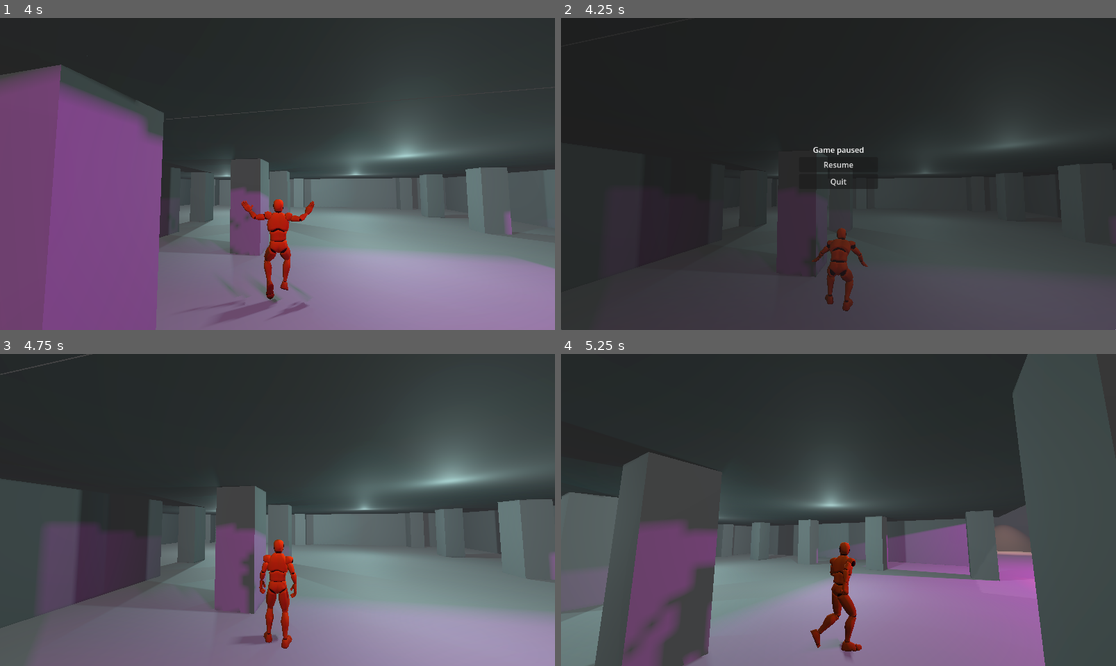
Above: before the commit, frames 1-4 (two rows, left to right).
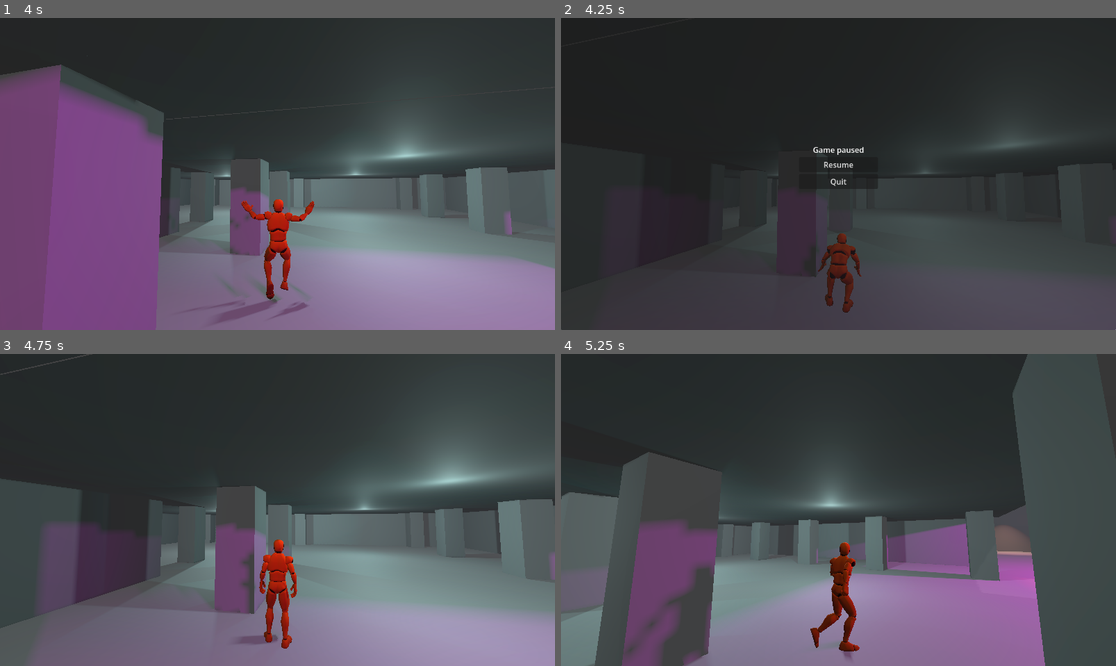
Above: after the commit, the same moments.

Repository: xqrdot/godot.xqr
Game: Godot game, scene res://node.tscn
The game is run twice, just before and just after one commit, with the same random seed, the same clock (stepped at 60 frames per second) and the same inputs.
Inputs (mouse positions are in pixels of both pictures, inside the frame that each line leads up to):
- Up to frame 1 (4 s): tap Enter at 0.5 s; move the mouse to (271, 180) at 0.52 s; hold V (camera_mode_switch) 0.53-1.28 s; hold W (forward) 0.53-2.78 s; click (271, 180) at 0.67 s; tap Space (jump) at 0.77, 1.52, 3.02, 3.77 s; move the mouse to (316, 177) at 1.27 s; tap Shift (sprint) at 1.35 s; move the mouse to (233, 170) at 2.02 s; hold Alt (walk) 2.03-2.78 s; move the mouse to (283, 174) at 2.77 s; hold A (left) 2.78-3.53 s; tap V (camera_mode_switch) at 2.85 s; click (283, 174) at 2.92 s; move the mouse to (255, 167) at 3.52 s; hold W (forward) from 3.53 s (still down); hold Shift (sprint) from 3.53 s (still down)
- Up to frame 2 (4.25 s): keep holding W (forward); keep holding Shift (sprint); tap Escape (ui_cancel) at 4.15 s
- Up to frame 3 (4.75 s): release W (forward) at 4.25 s; release Shift (sprint) at 4.25 s; click "Resume" at 4.25 s
- Up to frame 4 (5.25 s): move the mouse to (960, 494) at 5.02 s; hold D (right) from 5.03 s (still down); tap Alt (walk) at 5.1 s

Frame 1 is identical in both runs. In frame 2, 0.5% of the frame differs, in the area x 45-56%, y 67-95%; in frame 3, less than 0.1%; in frame 4, 0.2%.

Commit message:
fix: pause menu logic detached from main_scene and now works correctly

Diff:
--- a/main_scene.gd
+++ b/main_scene.gd
@@ -1,17 +1,5 @@
 extends Node
 
-@onready var main  = $"."
-@onready var pause_menu = $CanvasLayer
 
 func _ready():
-	pause_menu.visible = false
-
-
-func _process(_delta: float) -> void:
-	if Input.is_action_just_pressed("ui_cancel"):
-		toggle_pause()
-
-
-func toggle_pause():
-	get_tree().paused = !get_tree().paused
-	pause_menu.visible = get_tree().paused
+	pass
--- a/pause_menu.gd
+++ b/pause_menu.gd
@@ -1,10 +1,26 @@
 extends Control
 
 
+func _ready() -> void:
+	process_mode = Node.PROCESS_MODE_ALWAYS
+	visible = false
+
+
+func _process(_delta: float) -> void:
+	if Input.is_action_just_pressed("ui_cancel"):
+		toggle_pause()
+
+
 func _on_resume_pressed() -> void:
-	get_tree().paused = false
-	visible = false
+	toggle_pause()
+
 
 func _on_quit_pressed() -> void:
 	# TODO: save, then quit
 	get_tree().quit()
+
+
+func toggle_pause():
+	print(get_tree().get_class())
+	get_tree().paused = !get_tree().paused
+	visible = get_tree().paused
